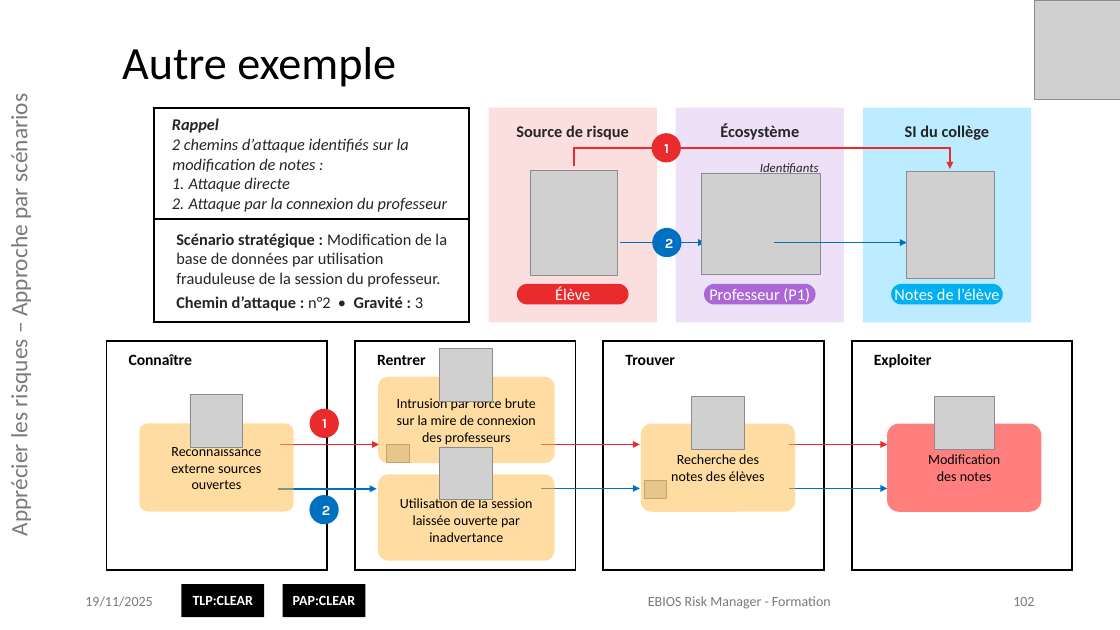
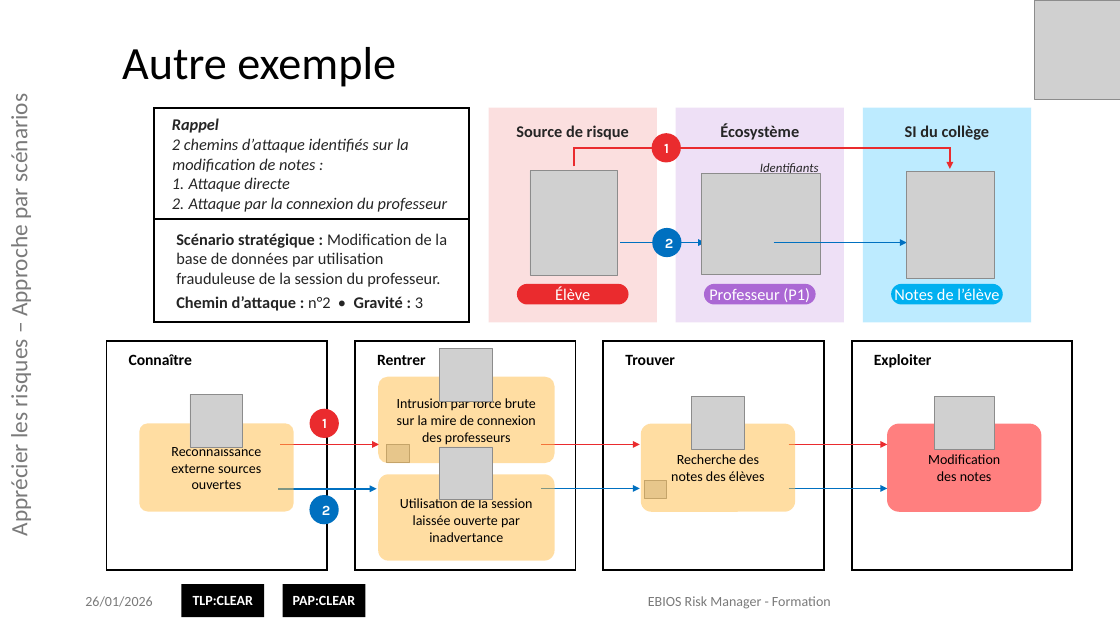
Before and after one commit to matthieu-grall/ebios_formation, a slide deck: slide 102 of EBIOS Risk Manager - Formation - Présentation.pptx. Drawn at 1120x630 pixels with LibreOffice and Linux fonts; fonts in the diff are those of the drawing; grey boxes stand for pictures; background and template pictures are left out. Boxes give left, top, right and bottom in pixels: in the first picture for what was removed or moved away, otherwise in the second. Text is boxed around its words. In the diff, an @@ line names an element or a change of style, - is before the commit and + after.

```diff
--- a/EBIOS Risk Manager - Formation - Présentation.pptx
+++ b/EBIOS Risk Manager - Formation - Présentation.pptx
@@ text at <box>85,596,152,607</box>: text changed @@
-19/11/2025
+26/01/2026
@@ page number removed at <box>1013,597,1034,606</box> @@
-102
```
Also in this commit, not shown: 158 other slides changed, 1 other file.
